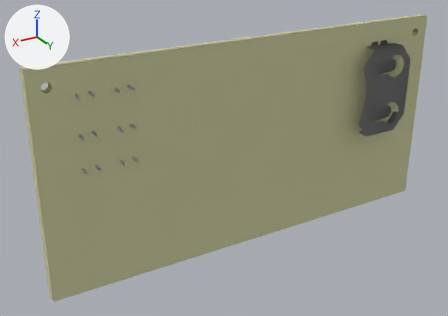
Two versions of the OBJ model files/3d model/OBJ_BoardThatsCool.obj, one commit apart.
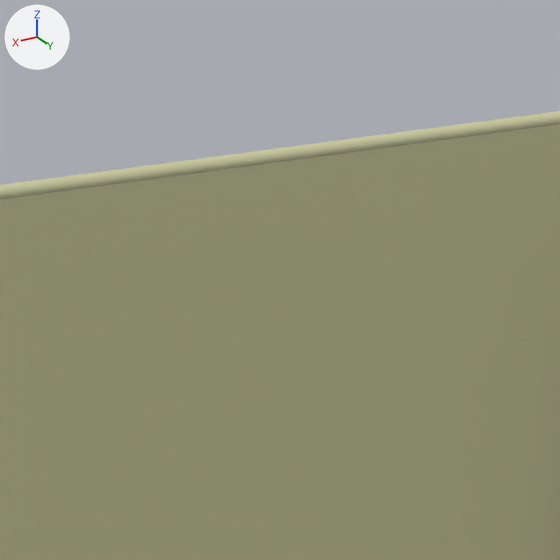
There are two pictures of each version: one whole from a camera (50 mm lens) standing at (4553.6, 421.0, -2882.3) and looking at (4289.8, -18.7, -3102.2), one close up on the part from 49% to 77% of the width and 0% to 39% of the height. Arrows for +X, +Y and +Z are at upper left; the lights stay in place. Where no turn or scale is listed for an object, it has been applied to the vertices.

The scene before the commit, as lines of its bpy script (objects in view):
```python
mat_mtl3 = principled_material('mtl3')
mat_mtl3.base_color = (1.0, 1.0, 1.0)  # white #ffffff
mat_mtl3.roughness = 1.0
me_obj_boardthatscool = bpy.data.meshes.new('OBJ_BoardThatsCool')
me_obj_boardthatscool.from_pydata(...)  # 4035 vertices, 7946 faces; spans x 4071.0..4459.0, y -44.0..13.0, z -3182.0..-2994.0
# faces by material slot: [244, 5886, 762, 1054]
me_obj_boardthatscool.materials.append(mat_mtl1)  # beige #cecea2
me_obj_boardthatscool.materials.append(mat_mtl2)  # dark grey #4b4b4b
me_obj_boardthatscool.materials.append(mat_mtl3)  # white #ffffff
me_obj_boardthatscool.materials.append(mat_mtl4)  # light grey #d0d0d0
ob_obj_boardthatscool = bpy.data.objects.new('OBJ_BoardThatsCool', me_obj_boardthatscool)
ob_obj_boardthatscool.location = (0.0, 0.0, 0.0)
```
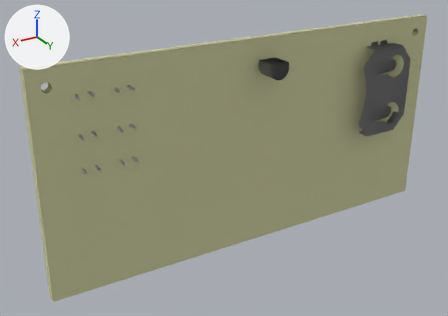
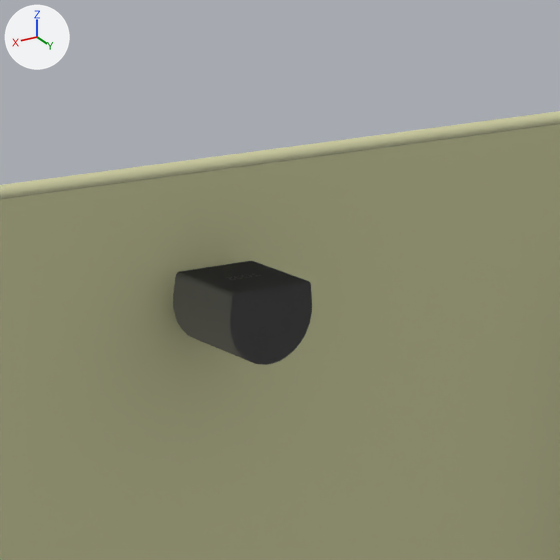
Where the change shows, as pixel boxes (x1, y1, x2, y2) in the close-ups (560 x 560 px):
'OBJ_BoardThatsCool', reshaped
    both: (0, 111, 560, 560)
part 1 of me_obj_boardthatscool, added
    after: (173, 261, 312, 365)

The change in detail:
Material 'mtl3' (mat_mtl3) changes colour from white #ffffff to grey #898989; in linear values from (1.0, 1.0, 1.0) to (0.25, 0.25, 0.25).
Material 'mtl7' (mat_mtl7) is new.
Its base color is (0.07, 0.07, 0.07) (dark grey #4b4b4b).
Its roughness is 1.0.
Material 'mtl5' (mat_mtl5) is new.
Its base color is (0.77, 0.77, 0.77) (light grey #e3e3e3).
Its roughness is 1.0.
Material 'mtl6' (mat_mtl6) is new.
Its base color is (1.0, 1.0, 1.0) (white #ffffff).
Its roughness is 1.0.
me_obj_boardthatscool is used by ob_obj_boardthatscool; location (0.0, 0.0, 0.0).
me_obj_boardthatscool had 4035 vertices, 7946 faces and spanned x 4071.0..4459.0, y -44.0..13.0, z -3182.0..-2994.0.
me_obj_boardthatscool now has 4563 vertices, 8998 faces and spans x 4071.0..4459.0, y -44.0..22.0, z -3182.0..-2994.0.
me_obj_boardthatscool part 1: a new loose piece of 528 vertices spanning x 4252.0..4270.0, y -20.0..22.0, z -3024.0..-3010.0.
me_obj_boardthatscool now uses material mat_mtl5 (light grey #e3e3e3).
me_obj_boardthatscool now uses material mat_mtl6 (white #ffffff).
me_obj_boardthatscool now uses material mat_mtl7 (dark grey #4b4b4b).
